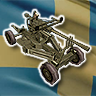
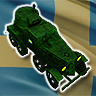
Layers edited between the first and the second (96, 96) image:
added layer "PBil m/31f" above "Scania Vabis F11" over [5, 4, 90, 91]
hid "LvAkan m/36 Truck" over [5, 11, 90, 85]
